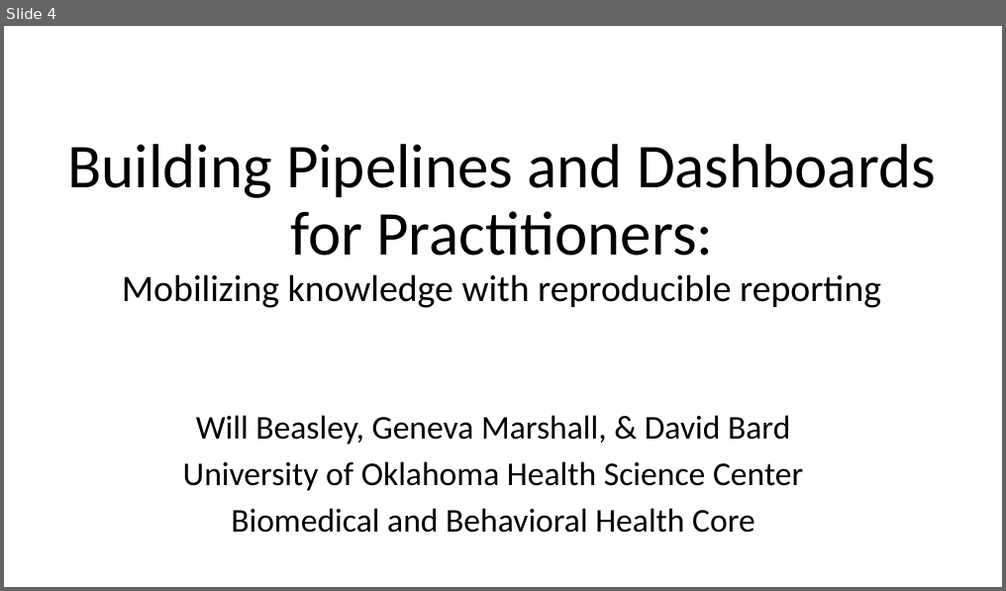
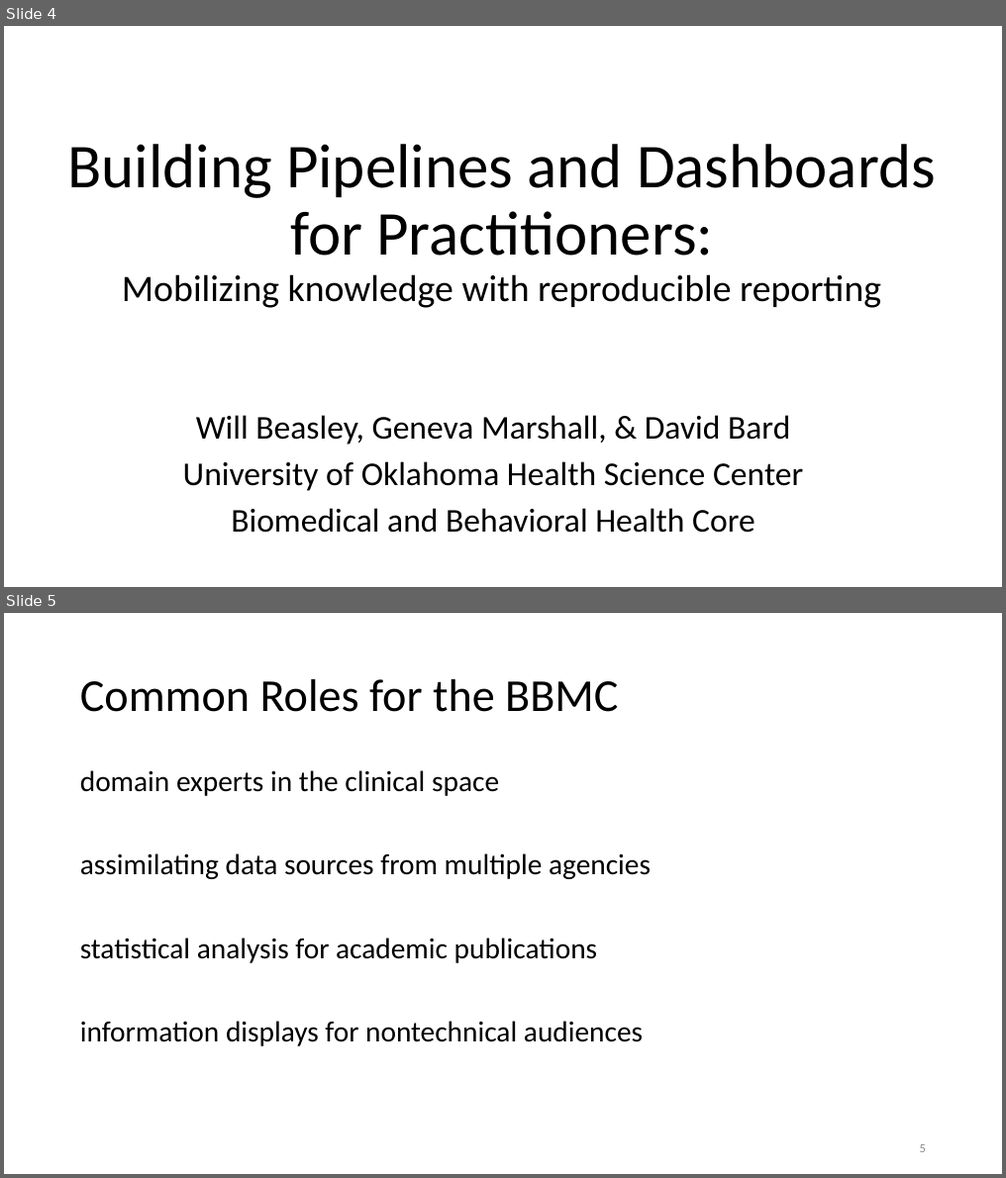
Before and after one commit to dss-ialh/displaying-health-data, a slide deck: documentation/products/beasley/dhd-2018-uvic-3-a-beasley-2018-11-29.pptx. Shown one above the other, each under a label of ours: slide 4 before the commit, slides 4 and 5 after it. The pictures are 1006x591 and 1006x1178 pixels, drawn with LibreOffice and Linux fonts; fonts in the diff are those of the drawing. Boxes give left, top, right and bottom in pixels: in the first picture for what was removed or moved away, otherwise in the second. Text is boxed around its words. In the diff, an @@ line names an element or a change of style, - is before the commit and + after.

```diff
--- a/documentation/products/beasley/dhd-2018-uvic-3-a-beasley-2018-11-29.pptx
+++ b/documentation/products/beasley/dhd-2018-uvic-3-a-beasley-2018-11-29.pptx
@@ slide 5 added at (4, 613, 1002, 1174), background #FFFFFF @@
@@ title added at (80, 679, 618, 712), 44 pt, text #000000 @@
+Common Roles for the BBMC
@@ text added at (80, 770, 650, 1047), 28 pt, text #000000 @@
+domain experts in the clinical space
+assimilating data sources from multiple agencies
+statistical analysis for academic publications
+information displays for nontechnical audiences
@@ page number added at (920, 1145, 926, 1153), 12 pt, text #8C8C8C @@
+5
```
Also in this commit, not shown: 2 slides changed, 5 other slides added, 3 slides removed, 1 other file.
